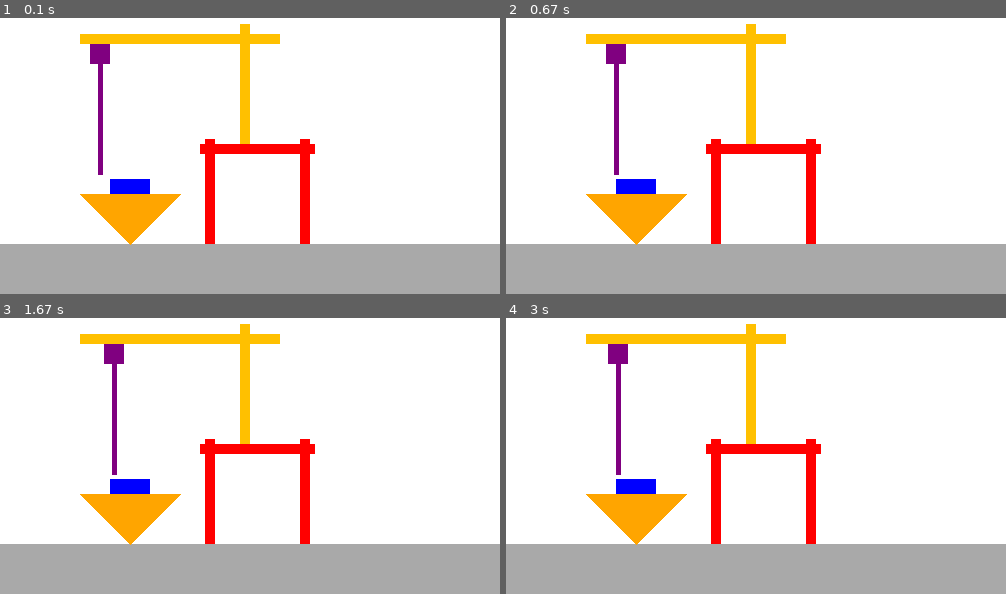
Above: before the commit, frames 1-4 (two rows, left to right).
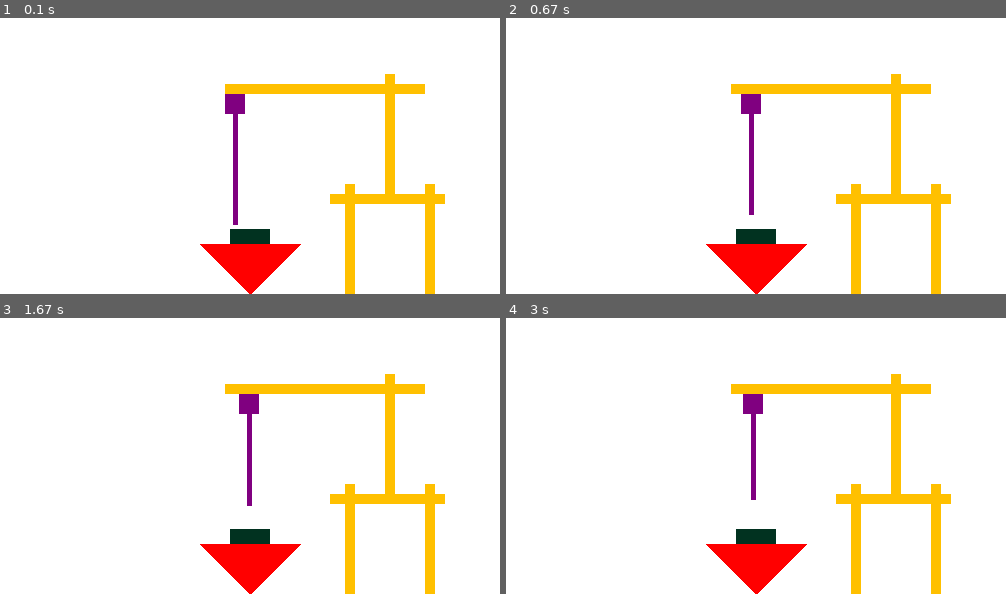
Above: after the commit, the same moments.

Repository: 1053079/MQTT-Crane
Game: pygame game, started from View1-pygame/main.py
Same seed, same stepped clock (60 frames per second), same inputs: the game is played once before the commit and once after it.
Inputs:
- Up to frame 1 (0.1 s): no input
- Up to frame 2 (0.67 s): hold D from 0.33 s (still down); hold Up from 0.33 s (still down)
- Up to frame 3 (1.67 s): release D at 0.8 s; release Up at 0.8 s; hold Up 0.83-1.3 s; hold Down 1.33-1.63 s
- Up to frame 4 (3 s): hold Up 1.67-2.03 s; hold Down 2.07-2.43 s; tap A at 2.47 s; hold Up from 2.8 s (still down)

The runs differ from the first frame. In frame 1, 30% of the frame differs, in the area x 0-100%, y 2-100%; in frame 2, 30%; in frame 3, 30%; in frame 4, 30%.

Commit message:
Updated the movement of the rope to up key and down key #9

Diff:
--- a/View1-pygame/main.py
+++ b/View1-pygame/main.py
@@ -16,22 +16,26 @@
 orange = (255, 165, 0)
 grey = (169, 169, 169)
 purple = (128, 0, 128)
+dark_green = (1, 50, 32)
 
+
+clock = pygame.time.Clock()
 # Set up Rects
-Cabin = pygame.Rect(90, 50, 20, 20)
+Cabin = pygame.Rect(225, 100, 20, 20)
 cabin_speed = 1
 rope_height = 110
 container_picked_up = False
-Shore = pygame.Rect(200, 150, 115, 10)
-Shore_leg1 = pygame.Rect(205, 145, 10, 110)
-Shore_leg2 = pygame.Rect(300, 145, 10, 110)
-Crane_Leg = pygame.Rect(240, 30, 10, 120)
-Bridge = pygame.Rect(80, 40, 200, 10)
-Container_1 = pygame.Rect(110, 185, 40, 15)
-Waterline = pygame.Rect(0, 250, 800, 50)
+leg_bridge = pygame.Rect(330, 200, 115, 10)
+Shore_leg1 = pygame.Rect(345, 190, 10, 110)
+Shore_leg2 = pygame.Rect(425, 190, 10, 110)
+Crane_Leg = pygame.Rect(385, 80, 10, 120)
+Bridge = pygame.Rect(225, 90, 200, 10)
+Container_1 = pygame.Rect(230, 235, 40, 15)
+Waterline = pygame.Rect(75, 300, 250, 50)
+shore = pygame.Rect(325, 300, 250, 50)
 original_container_1_position = Container_1.topleft
 picked_up_container_position = (0, 0)
-clock = pygame.time.Clock()
+
 
 # Main game loop
 while True:
@@ -42,14 +46,14 @@
 
     keys = pygame.key.get_pressed()
 
-    if keys[pygame.K_w] and rope_height > 10:
+    if keys[pygame.K_UP] and rope_height > 10:
         rope_height -= 1
-    if keys[pygame.K_s] and rope_height < 180:
+    if keys[pygame.K_DOWN] and rope_height < 180:
         rope_height += 1
 
-    if keys[pygame.K_a] and Cabin.left > 80:
+    if keys[pygame.K_a] and Cabin.left > 225:
         Cabin.x -= cabin_speed
-    if keys[pygame.K_d] and Cabin.right < 280:
+    if keys[pygame.K_d] and Cabin.right < 425:
         Cabin.x += cabin_speed
 
     if keys[pygame.K_RETURN]:
@@ -60,27 +64,30 @@
                     Container_1.x - Cabin.x,
                     Container_1.y - (Cabin.bottom + rope_height),
                 )
-                Container_1.topleft = (width, height)
+                Container_1.topleft = (3000, 15)
         else:
             container_picked_up = False
             Container_1.topleft = (
                 Cabin.x + picked_up_container_position[0],
                 Cabin.bottom + rope_height + picked_up_container_position[1],
             )
+            screen.fill(black)
 
     screen.fill(black)
 
     # Your drawings (x, y, width, height)
-    pygame.draw.rect(screen, red, Shore)
-    pygame.draw.rect(screen, red, Shore_leg1)
-    pygame.draw.rect(screen, red, Shore_leg2)
+    pygame.draw.rect(screen, yellow, leg_bridge)
+    pygame.draw.rect(screen, yellow, Shore_leg1)
+    pygame.draw.rect(screen, yellow, Shore_leg2)
     pygame.draw.rect(screen, yellow, Crane_Leg)
     pygame.draw.rect(screen, yellow, Bridge)
     pygame.draw.rect(screen, purple, Cabin)
-    pygame.draw.rect(screen, grey, Waterline)
-    pygame.draw.line(screen, purple, (Cabin.centerx, Cabin.bottom), (Cabin.centerx, Cabin.bottom + rope_height), 5)  # Rope
-    pygame.draw.polygon(screen, orange, [(80, 200), (130, 250), (180, 200)])  # Boat triangle
-    pygame.draw.rect(screen, blue, Container_1)
+    pygame.draw.rect(screen, blue, Waterline)
+    pygame.draw.rect(screen, grey, shore)
+    pygame.draw.line(screen, purple, (Cabin.centerx, Cabin.bottom), (Cabin.centerx, Cabin.bottom + rope_height),
+                     5)  # Rope
+    pygame.draw.polygon(screen, red, [(200, 250), (250, 300), (300, 250)])  # Boat triangle
+    pygame.draw.rect(screen, dark_green, Container_1)
 
     if container_picked_up:
         pygame.draw.rect(
